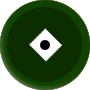
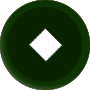
Two versions of the same layered image (90 x 90). Layer-by-layer changes:
removed layer "Layer 7" over 40, 40, 50, 50
